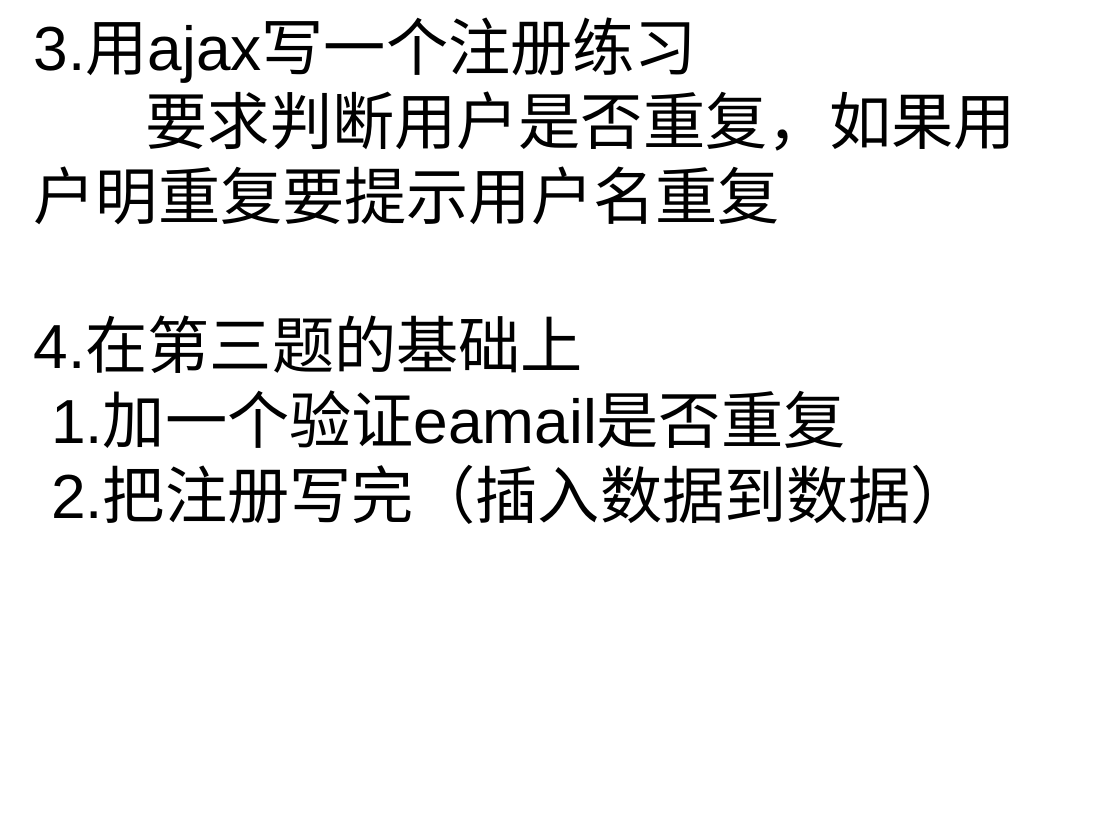
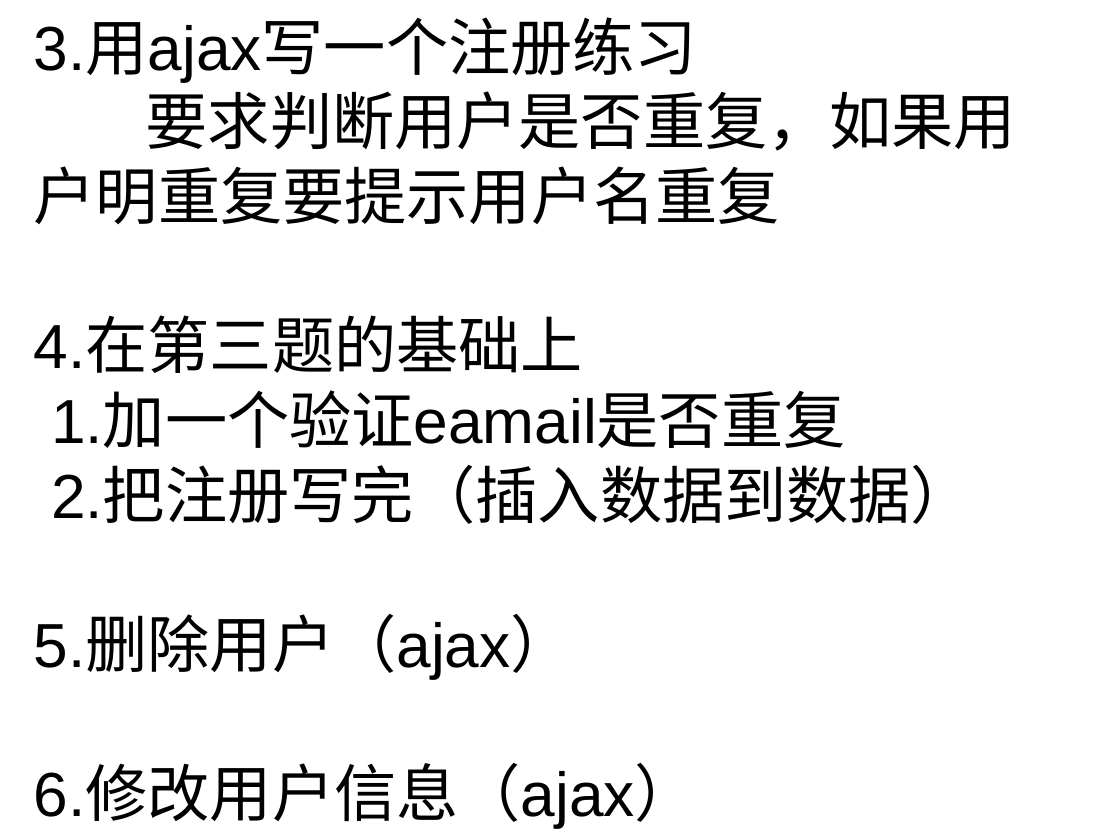
Before and after one commit to ywz147258/mnuSE1802, a slide deck: slide 1 of 1.ppt. Drawn at 1120x840 pixels with LibreOffice and Linux fonts; fonts in the diff are those of the drawing. Boxes give left, top, right and bottom in pixels: in the first picture for what was removed or moved away, otherwise in the second. Text is boxed around its words. In the diff, an @@ line names an element or a change of style, - is before the commit and + after.

```diff
--- a/1.ppt
+++ b/1.ppt
@@ text at [34,617,697,827]: paragraphs added @@
+5.删除用户（ajax）
+6.修改用户信息（ajax）
```
Also in this commit, not shown: 1 other file.
